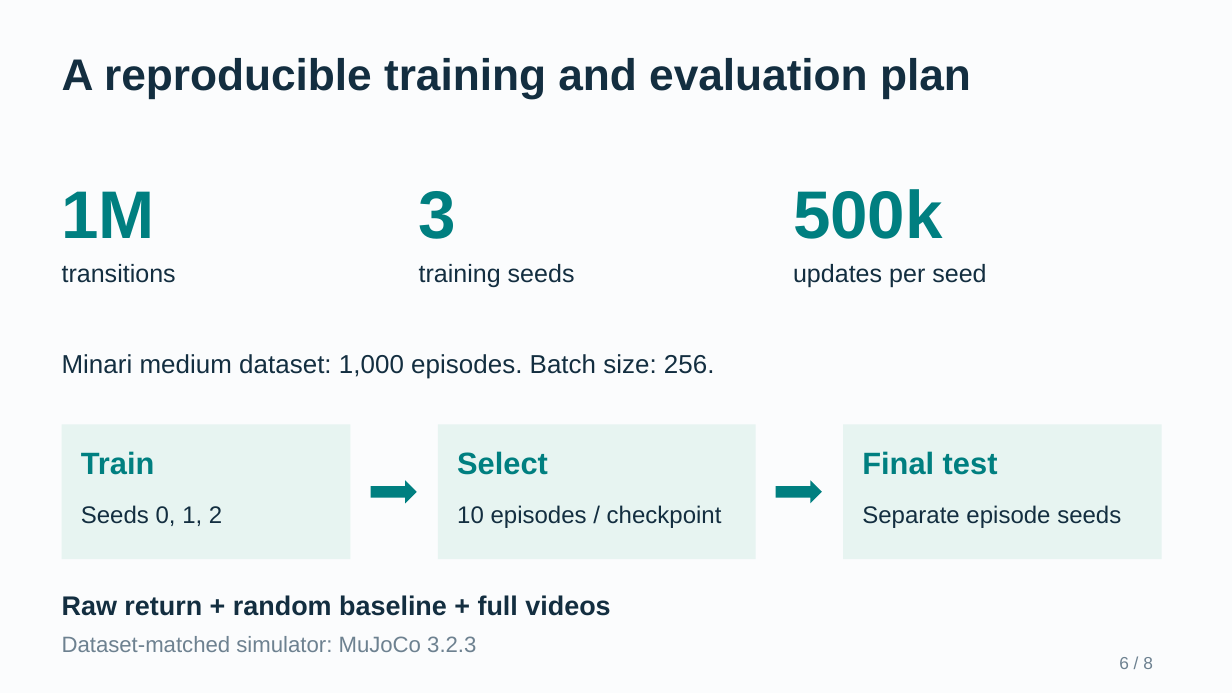
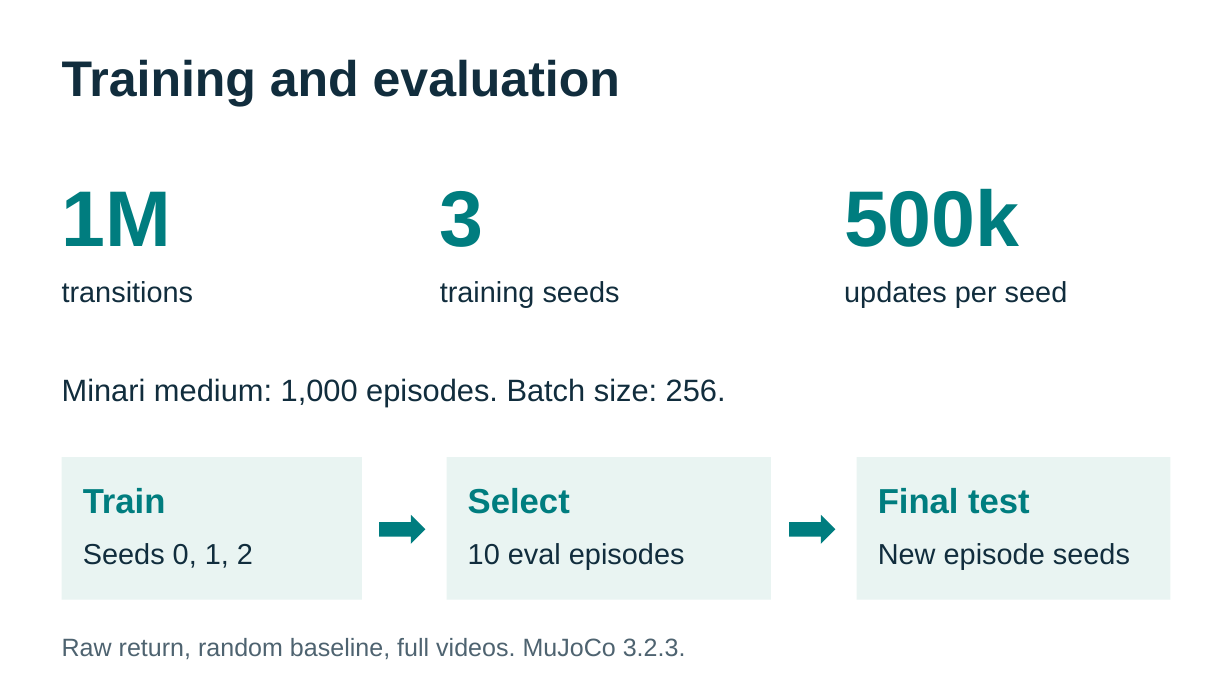
Before and after one commit to MedvAx-AI/iql-halfcheetah, a slide deck: slide 6 of docs/presentation/IQL_RL_Proposal.pptx. Drawn at 1232x693 pixels with LibreOffice and Linux fonts; fonts in the diff are those of the drawing. Boxes give left, top, right and bottom in pixels: in the first picture for what was removed or moved away, otherwise in the second. Text is boxed around its words. In the diff, an @@ line names an element or a change of style, - is before the commit and + after.

```diff
--- a/docs/presentation/IQL_RL_Proposal.pptx
+++ b/docs/presentation/IQL_RL_Proposal.pptx
@@ background #FBFCFD to #FFFFFF @@
@@ text at [62,59,620,106]: text changed; size 34.5 to 39 pt; text colour #132E40 to #112D3D @@
-A reproducible training and evaluation plan
+Training and evaluation
@@ text "3": place and size @@
-text "3" at [419,191,456,239]
+text "3" at [440,191,484,247]
@@ size 52.5 to 61.5 pt, text colour #007F80 to #007D7F in 3 elements at [62,191,172,246], [440,191,484,247], [844,188,1020,247] @@
@@ text "500k": place and size @@
-text "500k" at [793,189,943,239]
+text "500k" at [844,188,1020,247]
@@ text "transitions": place and size @@
-text "transitions" at [62,264,176,283]
+text "transitions" at [62,281,194,303]
@@ text "training seeds": place and size @@
-text "training seeds" at [419,264,575,287]
+text "training seeds" at [440,281,620,307]
@@ size 19.5 to 22.5 pt, text colour #132E40 to #112D3D in 3 elements at [62,281,194,303], [440,281,620,307], [844,281,1068,307] @@
@@ text "updates per seed": place and size @@
-text "updates per seed" at [793,264,986,288]
+text "updates per seed" at [844,281,1068,307]
@@ text at [62,378,726,406]: text changed; size 20.2 to 24 pt; text colour #132E40 to #112D3D @@
-Minari medium dataset: 1,000 episodes. Batch size: 256.
+Minari medium: 1,000 episodes. Batch size: 256.
@@ rectangle: place and size @@
-rectangle at [62,424,350,559]
+rectangle at [62,457,362,600]
@@ text "Train": place and size @@
-text "Train" at [81,451,155,475]
+text "Train" at [83,488,166,514]
@@ fill #E7F4F1 to #E9F4F2 in 3 elements at [62,457,362,600], [857,457,1171,600], [446,457,771,600] @@
@@ rectangle: place and size @@
-rectangle at [438,424,756,559]
+rectangle at [446,457,771,600]
@@ text "Select": place and size @@
-text "Select" at [457,451,548,475]
+text "Select" at [468,488,570,514]
@@ rectangle: place and size @@
-rectangle at [843,424,1162,559]
+rectangle at [857,457,1171,600]
@@ size 24 to 27 pt, text colour #007F80 to #007D7F in 3 elements at [83,488,166,514], [468,488,570,514], [878,488,1030,514] @@
@@ text "Final test": place and size @@
-text "Final test" at [862,451,998,475]
+text "Final test" at [878,488,1030,514]
@@ text "Seeds 0, 1, 2": place and size @@
-text "Seeds 0, 1, 2" at [81,505,222,526]
+text "Seeds 0, 1, 2" at [83,543,253,568]
@@ text "Seeds 0, 1, 2" at [83,543,253,568]: size 18.8 to 22.5 pt, text colour #132E40 to #112D3D @@
@@ right arrow: place and size @@
-right arrow at [371,481,417,504]
+right arrow at [379,515,425,543]
@@ right arrow at [379,515,425,543]: fill #007F80 to #007D7F @@
@@ right arrow at [789,515,836,543]: fill #007F80 to #007D7F @@
@@ right arrow: place and size @@
-right arrow at [776,481,823,504]
+right arrow at [789,515,836,543]
@@ text at [468,543,685,570]: text changed; size 18.8 to 22.5 pt; text colour #132E40 to #112D3D @@
-10 episodes / checkpoint
+10 eval episodes
@@ text at [878,543,1130,570]: text changed; size 18.8 to 22.5 pt; text colour #132E40 to #112D3D @@
-Separate episode seeds
+New episode seeds
@@ text at [62,638,686,659]: text changed; size 21 to 19.5 pt; text colour #132E40 to #4E6370; bold off @@
-Raw return + random baseline + full videos
+Raw return, random baseline, full videos. MuJoCo 3.2.3.
@@ text removed at [62,636,476,652] @@
-Dataset-matched simulator: MuJoCo 3.2.3
@@ text removed at [1119,657,1153,669] @@
-6 / 8
```
Also in this commit, not shown: 7 other slides changed, 9 other files.
